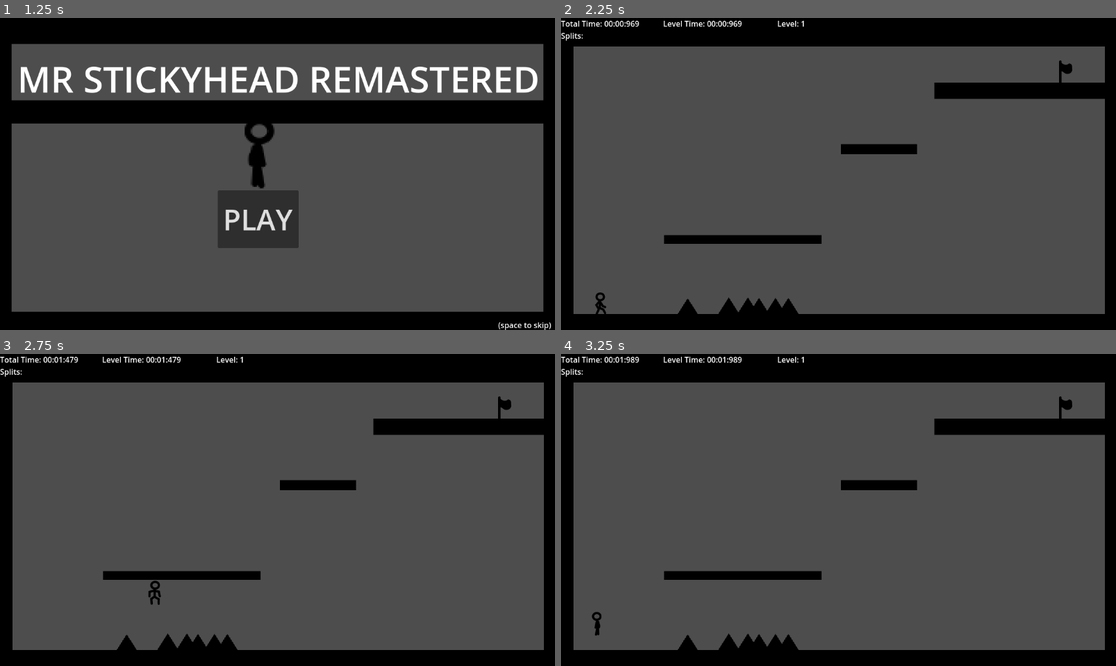
Above: before the commit, frames 1-4 (two rows, left to right).
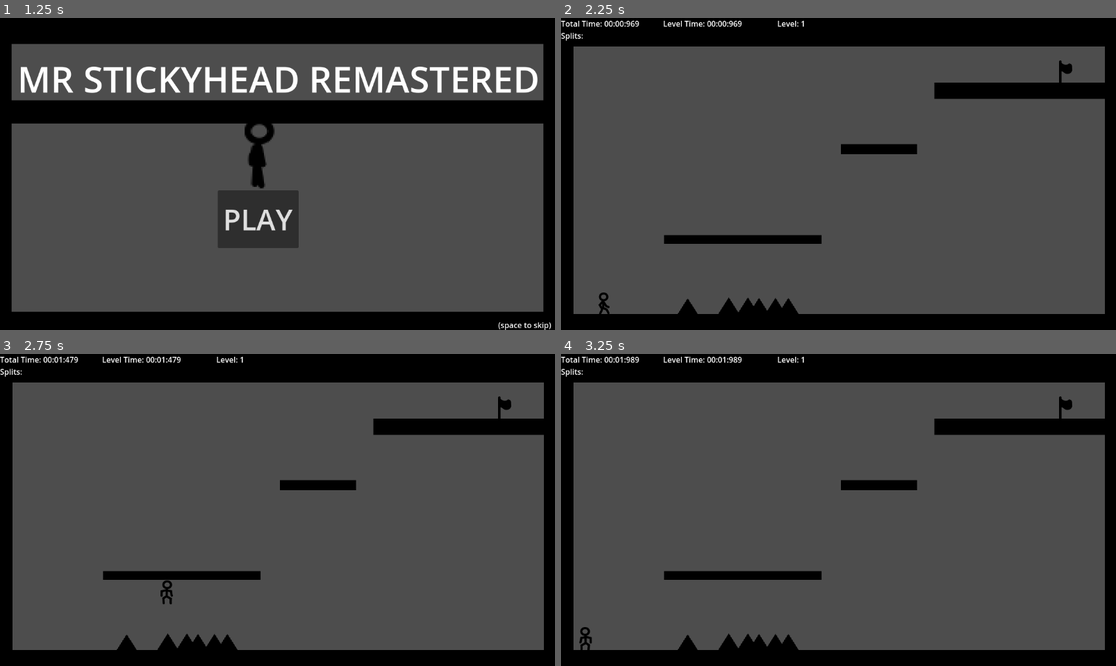
Above: after the commit, the same moments.

Repository: KarumGhag/Mr-Stickyhead-remastered-remake
Game: Godot game, scene res://scences/main_menu.tscn
Two runs of this game, one before a commit and one after it. Both use one fixed random seed, a clock stepped at 60 frames per second and the inputs below. Sound files missing from this copy of the repository are replaced by a short silence.
Inputs (mouse positions are in pixels of both pictures, inside the frame that each line leads up to):
- Up to frame 1 (1.25 s): tap Enter at 0.5 s; move the mouse to (399, 158) at 0.52 s; hold D (right) from 0.53 s (still down); hold W (jump) from 0.53 s (still down)
- Up to frame 2 (2.25 s): release D (right) at 1.25 s; release W (jump) at 1.25 s; click "PLAY" at 1.25 s; move the mouse to (727, 189) at 2.02 s; hold D (right) from 2.03 s (still down); tap Ctrl at 2.1 s
- Up to frame 3 (2.75 s): keep holding D (right); tap W (jump) at 2.27, 2.3, 2.57 s
- Up to frame 4 (3.25 s): move the mouse to (894, 441) at 2.77 s; release D (right) at 2.78 s; hold A (left) from 2.78 s (still down); hold W (jump) from 2.78 s (still down)

Frame 1 is identical in both runs. In frame 2, 0.1% of the frame differs, in the area x 6-9%, y 87-95%; in frame 3, 0.2%, in the area x 26-32%, y 72-81%; in frame 4, 0.2%.

Commit message:
friction, acceleration, speed, jump height changes

Diff:
--- a/scences/levels/level_12.tscn
+++ b/scences/levels/level_12.tscn
@@ -20,6 +20,7 @@
 
 [node name="Player" parent="." instance=ExtResource("2_6bjqr")]
 position = Vector2(90, 590)
+acceleration = 25.0
 
 [node name="Camera Mover" type="Node3D" parent="."]
 
--- a/scences/player.tscn
+++ b/scences/player.tscn
@@ -81,7 +81,6 @@
 [node name="Player" type="CharacterBody2D" node_paths=PackedStringArray("stickTimer") groups=["Player"]]
 script = ExtResource("1_0n1p7")
 speed = 550.0
-acceleration = 20.0
 defaultFriction = 14.0
 stickTime = 0.5
 stickTimer = NodePath("StickTimer")
--- a/scripts/player/Player.gd
+++ b/scripts/player/Player.gd
@@ -1,16 +1,16 @@
 extends CharacterBody2D
 class_name Player
 
-@export var speed : float = 300
-@export var jumpPower : float = -470
-@export var defaultGravity : float = 500
+@export var speed : float = 330
+@export var jumpPower : float = -500
+@export var defaultGravity : float = 530
 var gravity : float = defaultGravity
 
-@export var acceleration : float = 15
-@export var defaultFriction : float = 10
+@export var acceleration : float = 25
+@export var defaultFriction : float = 17
 var friction : float = defaultFriction
 
-@export var stickTime : float = 3
+@export var stickTime : float = 1
 @export var stickTimer : Timer
 var stuck : bool = false
 
